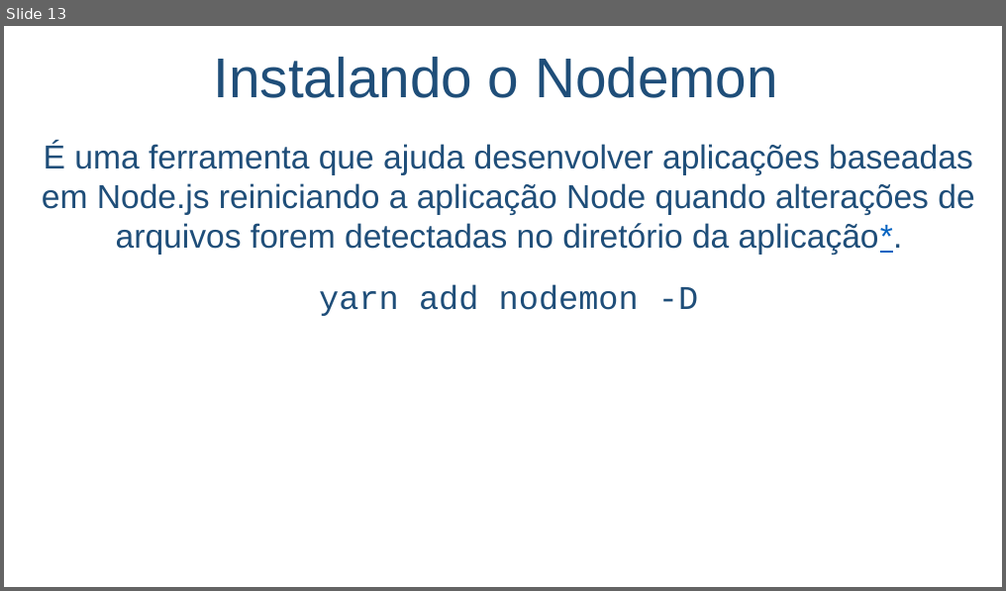
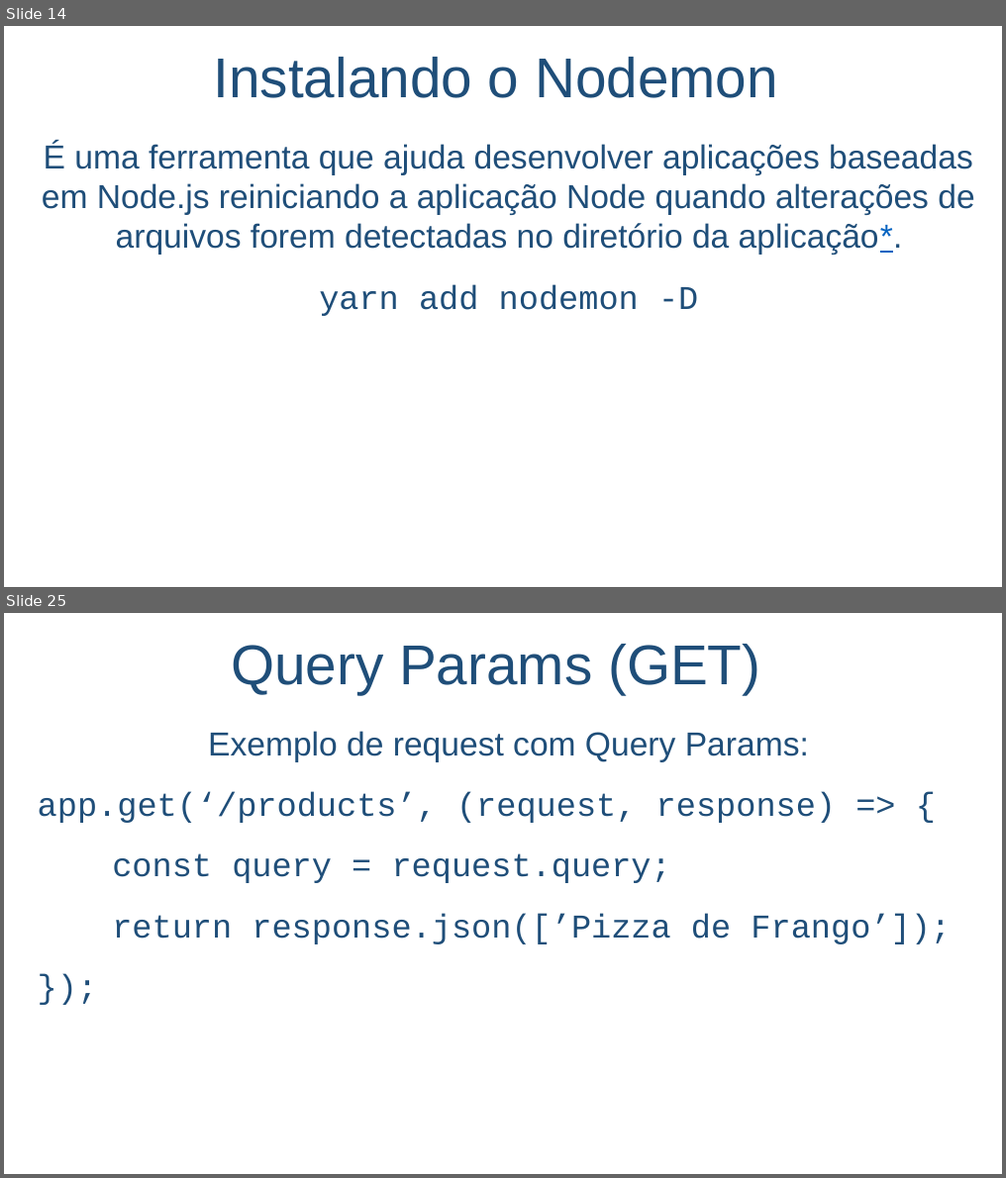
Before and after one commit to salmo-jr/public-slides, a slide deck: node-js.pptx. Shown one above the other, each under a label of ours: slide 13 before the commit, slides 14 and 25 after it; the slides between them are not shown. The pictures are 1006x591 and 1006x1178 pixels, drawn with LibreOffice and Linux fonts; fonts in the diff are those of the drawing; background and template pictures are left out. Boxes give left, top, right and bottom in pixels: in the first picture for what was removed or moved away, otherwise in the second. Text is boxed around its words. In the diff, an @@ line names an element or a change of style, - is before the commit and + after.

```diff
--- a/node-js.pptx
+++ b/node-js.pptx
@@ slide 25 added at [4,613,1002,1174], background picture (left out) @@
@@ text added at [231,644,760,694], 54 pt, text #1F4E79 @@
+Query Params (GET)
@@ text added at [38,731,950,945], 32 pt, text #1F4E79 @@
+Exemplo de request com Query Params:
+app.get(‘/products’, (request, response) => {
+const query = request.query;
+return response.json([’Pizza de Frango’]);
+});
@@ what was slide 13 is now slide 14 @@
```
Also in this commit, not shown: 9 slides changed, 14 other slides added.
